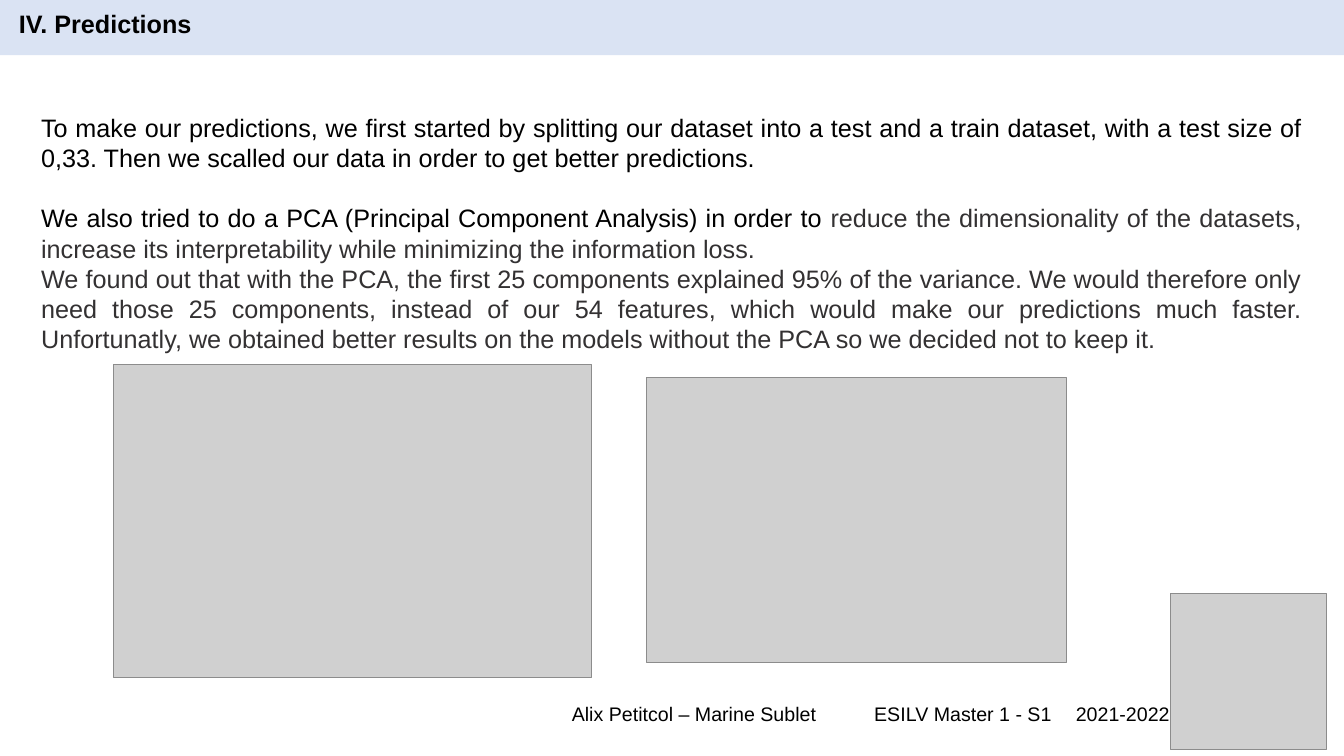
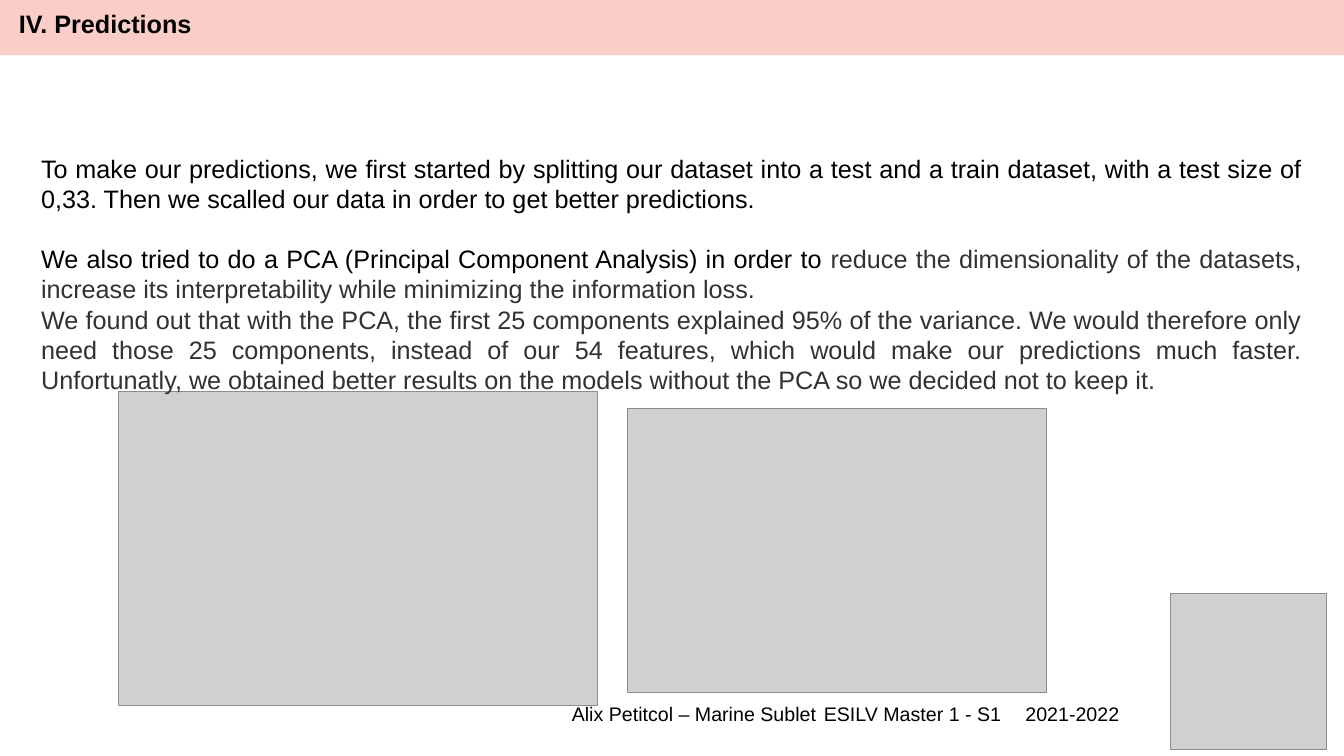
Before and after one commit to Alix-debug/Python-Project-Facebook-Comments, a slide deck: slide 6 of PythonProject.pptx. Drawn at 1344x756 pixels with LibreOffice and Linux fonts; fonts in the diff are those of the drawing; grey boxes stand for pictures; background and template pictures are left out. Boxes give left, top, right and bottom in pixels: in the first picture for what was removed or moved away, otherwise in the second. Text is boxed around its words. In the diff, an @@ line names an element or a change of style, - is before the commit and + after.

```diff
--- a/PythonProject.pptx
+++ b/PythonProject.pptx
@@ rectangle at <box>0,0,1344,55</box>: fill #DAE3F3 to #FBCDC7 @@
@@ text "To make our predictions, we ...": place and size @@
-text "To make our predictions, we ..." at <box>41,118,1301,354</box>
+text "To make our predictions, we ..." at <box>41,159,1301,395</box>
@@ picture: place and size @@
-picture at <box>114,364,592,678</box>
+picture at <box>119,392,597,706</box>
@@ picture: place and size @@
-picture at <box>646,378,1067,662</box>
+picture at <box>627,408,1048,693</box>
```
Also in this commit, not shown: 8 other slides changed.
